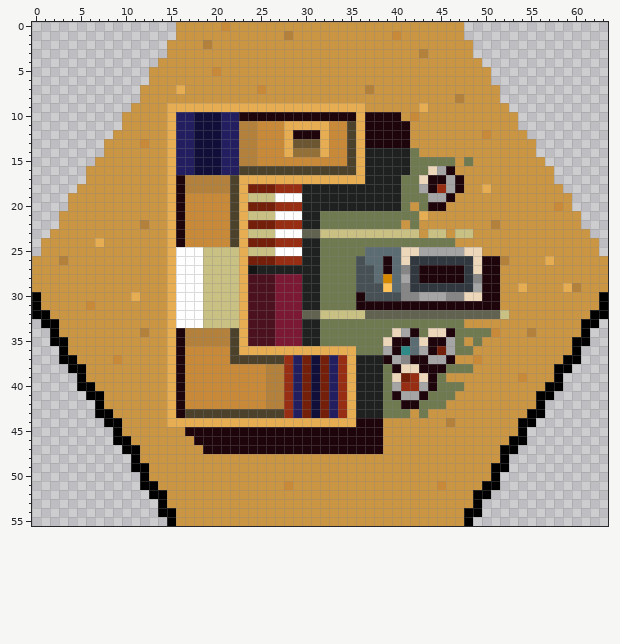
Two versions of one pixel-art sprite, Images/TileSets/HexaRealm/Tiles/Caravansary (Impr).png. Above, as it was before the edit.
The file is 64x56 pixels. Colours within 5 levels of each other are drawn and written as one.
The result:
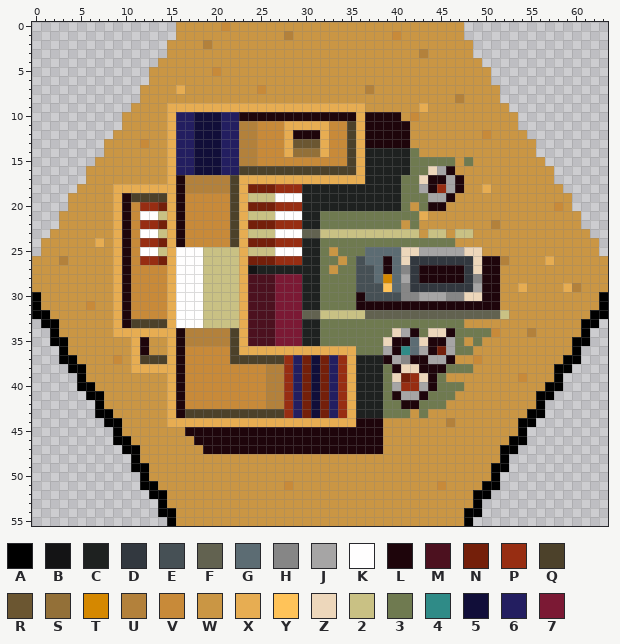
Palette (. is transparent): A #000000  B #141415  C #1e2120  D #32383f  E #465055  F #626250  G #5c6c73  H #868686  J #a6a5a5  K #fffefe  L #1e050b  M #4c111f  N #741f0a  P #972d12  Q #4c412a  R #6b5631  S #937038  T #d58800  U #b3813b  V #c88a39  W #ca9644  X #e7ad52  Y #ffc359  Z #edd7bb  2 #c9c184  3 #6f7a50  4 #2f8b87  5 #110e39  6 #231e60  7 #7b1934
Diff:
The edit turns colour W into colour 2 in row 21 at x 14; in row 23 at x 14; in row 25 at x 14.
The edit turns colour W into colour K in row 21 at x 12 to 13; in row 23 at x 12 to 13; in row 25 at x 12 to 13.
The edit turns colour W into colour L in rows 19 to 33 at x 10; in rows 35 to 36 at x 12.
The edit turns colour W into colour N in row 20 at x 14; in row 22 at x 14; in row 24 at x 14; in row 26 at x 14.
The edit turns colour U into colour P in row 22 at x 12.
The edit turns colour W into colour P in row 20 at x 12 to 13; in row 22 at x 13; in row 24 at x 12 to 13; in row 26 at x 12 to 13.
The edit turns colour W into colour Q in row 19 at x 11 to 14; in row 33 at x 11 to 14; in row 37 at x 12 to 14.
The edit turns colour W into colour V in rows 20 to 26 at x 11; in rows 27 to 29 at x 11 to 14; in row 30 at x 12 to 14; in rows 31 to 32 at x 11 to 14.
The edit turns colour X into colour V in row 30 at x 11.
The edit turns colour 3 into colour W in row 25 at x 33; in row 26 at x 34; in row 27 at x 33.
The edit turns colour U into colour X in row 34 at x 12.
The edit turns colour W into colour X in row 18 at x 9 to 14; in rows 19 to 33 at x 9; in row 34 at x 9 to 11 and 13 to 14; in rows 35 to 37 at x 11; in row 38 at x 11 to 14.
